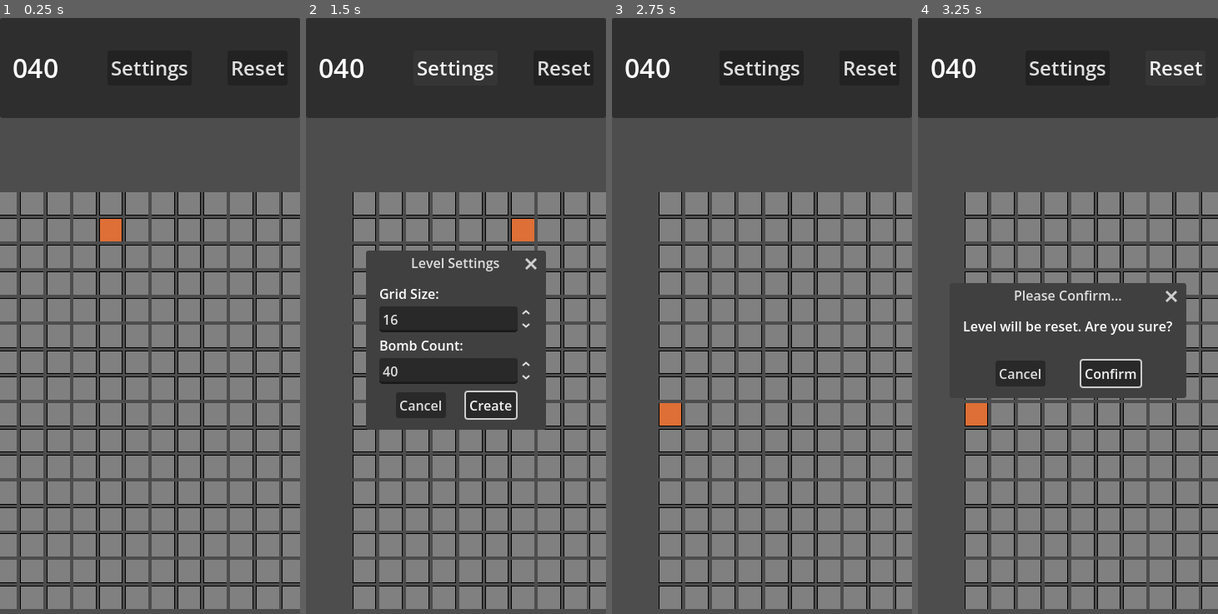
Above: before the commit, frames 1-4 (left to right).
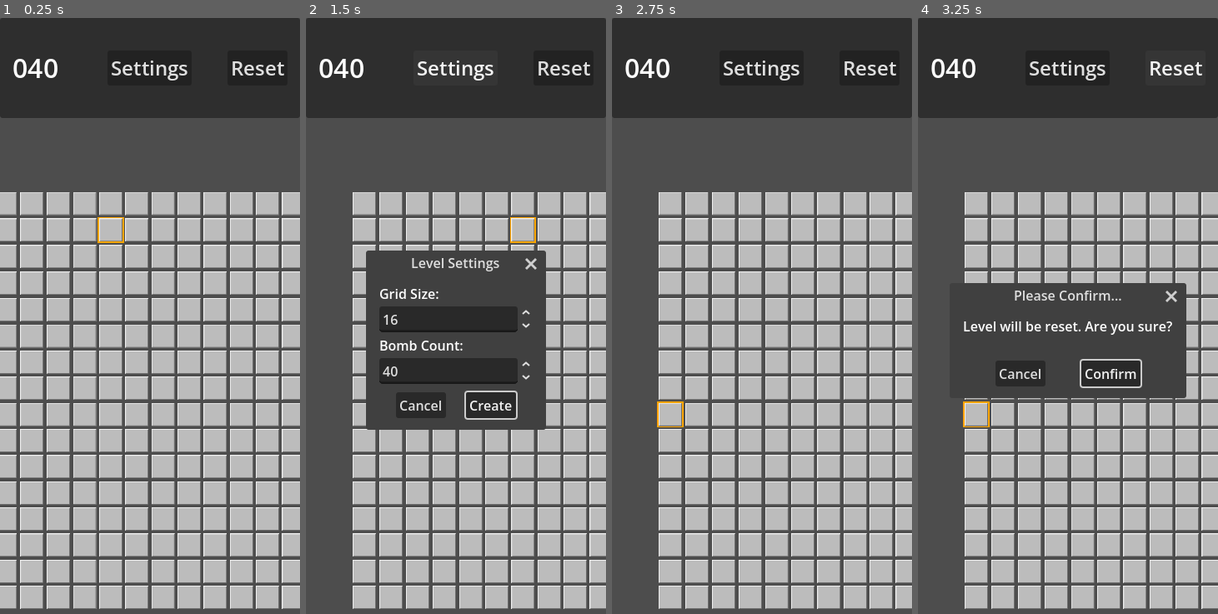
Above: after the commit, the same moments.

Repository: SasaSuppenknecht/MinesweeperApp
Game: Godot game, scene res://scenes/minesweeper.tscn
Two runs of this game, one before a commit and one after it. Both use one fixed random seed, a clock stepped at 60 frames per second and the inputs below.
Inputs (mouse positions are in pixels of both pictures, inside the frame that each line leads up to):
- Up to frame 1 (0.25 s): no input
- Up to frame 2 (1.5 s): tap Enter at 0.5 s; drag from (312, 202) to (486, 202) at 0.52 s; click "Settings" at 1.25 s
- Up to frame 3 (2.75 s): click "Create" at 2 s
- Up to frame 4 (3.25 s): click "Reset" at 2.75 s

The runs differ from the first frame. In frame 1, 54% of the frame differs, in the area x 0-100%, y 29-100%; in frame 2, 32%; in frame 3, 46%; in frame 4, 35%.

Commit message:
Added texture for minefield Removed unnecessary highlight_cell script Updated gitignore

Diff:
--- /dev/null
+++ b/field_atlas_texture.tres
@@ -0,0 +1,8 @@
+[gd_resource type="AtlasTexture" format=3 uid="uid://cd58xvytj2dm8"]
+
+[ext_resource type="Texture2D" uid="uid://d3aici5c30htq" path="res://field_atlas.png" id="1_wnv1p"]
+
+[resource]
+resource_local_to_scene = true
+atlas = ExtResource("1_wnv1p")
+region = Rect2(0, 0, 100, 100)
--- a/scenes/cell.tscn
+++ b/scenes/cell.tscn
@@ -1,6 +1,7 @@
 [gd_scene format=3 uid="uid://0beuu0odluio"]
 
 [ext_resource type="Script" uid="uid://bkrljxl7kh2on" path="res://scripts/cell.gd" id="1_upbjj"]
+[ext_resource type="Texture2D" uid="uid://cd58xvytj2dm8" path="res://field_atlas_texture.tres" id="2_0s7o3"]
 
 [node name="Cell" type="Control" unique_id=982062437]
 layout_mode = 3
@@ -9,35 +10,10 @@
 size_flags_vertical = 3
 script = ExtResource("1_upbjj")
 
-[node name="ColorRect" type="ColorRect" parent="." unique_id=832542069]
-layout_mode = 0
-offset_right = 50.0
-offset_bottom = 50.0
-mouse_filter = 1
-color = Color(0, 0, 0, 1)
-
-[node name="ColorRect2" type="ColorRect" parent="." unique_id=1699527182]
-layout_mode = 0
-offset_left = 1.0
-offset_top = 1.0
-offset_right = 49.0
-offset_bottom = 49.0
-mouse_filter = 1
-color = Color(0.5019608, 0.5019608, 0.5019608, 1)
-
-[node name="Content" type="Label" parent="." unique_id=890230403]
-visible = false
-custom_minimum_size = Vector2(48, 48)
-layout_mode = 0
-offset_left = 1.0
-offset_top = 1.0
-offset_right = 49.0
-offset_bottom = 49.0
-mouse_filter = 1
-theme_override_font_sizes/font_size = 32
-text = "F"
-horizontal_alignment = 1
-vertical_alignment = 1
+[node name="Sprite2D" type="Sprite2D" parent="." unique_id=893011689]
+position = Vector2(25, 25)
+scale = Vector2(0.5, 0.5)
+texture = ExtResource("2_0s7o3")
 
 [node name="TapTimer" type="Timer" parent="." unique_id=1476401136]
 wait_time = 0.35
--- a/scenes/highlight_cell.tscn
+++ /dev/null
@@ -1,46 +0,0 @@
-[gd_scene load_steps=2 format=3 uid="uid://sf78h4dwusq3"]
-
-[ext_resource type="Script" uid="uid://toggli2s1ml7" path="res://scripts/highlight_cell.gd" id="1_0c4bc"]
-
-[node name="HighlightCell" type="Control"]
-layout_mode = 3
-anchors_preset = 0
-size_flags_horizontal = 3
-size_flags_vertical = 3
-script = ExtResource("1_0c4bc")
-
-[node name="ColorRect" type="ColorRect" parent="."]
-layout_mode = 0
-offset_right = 50.0
-offset_bottom = 50.0
-mouse_filter = 1
-color = Color(0, 0, 0, 1)
-
-[node name="ColorRect2" type="ColorRect" parent="."]
-layout_mode = 0
-offset_left = 1.0
-offset_top = 1.0
-offset_right = 49.0
-offset_bottom = 49.0
-mouse_filter = 1
-color = Color(0.87179434, 0.4361403, 0.21310973, 1)
-
-[node name="Content" type="Label" parent="."]
-visible = false
-custom_minimum_size = Vector2(48, 48)
-layout_mode = 0
-offset_left = 1.0
-offset_top = 1.0
-offset_right = 49.0
-offset_bottom = 49.0
-mouse_filter = 1
-theme_override_font_sizes/font_size = 32
-text = "F"
-horizontal_alignment = 1
-vertical_alignment = 1
-
-[node name="TapTimer" type="Timer" parent="."]
-wait_time = 0.6
-one_shot = true
-
-[connection signal="timeout" from="TapTimer" to="." method="_toggle_flag"]
--- a/scripts/cell.gd
+++ b/scripts/cell.gd
@@ -1,50 +1,75 @@
 extends Control
 class_name Cell
 
+@export var state: Field = Field.BLANK:
+	set(value):
+		($Sprite2D.texture as AtlasTexture).region.position.x = value * TEXTURE_SIZE
+		state = value
 
-const GRAY = Color(0.502, 0.502, 0.502)
-const ORANGE = Color.ORANGE
+enum Field {
+	BLANK, FLAG, ZERO, ONE, TWO, THREE, FOUR, FIVE, SIX, SEVEN, EIGHT, BOMB
+}
+
+const TEXTURE_SIZE = 100
+const BASE_NUMBER_OFFSET = 2
+const BOMB = 9
+
 const BOMB_LETTER = "B"
 const FLAG_LETTER = "F"
 
-var is_bomb : bool
-var _has_flag : bool = false
-var _content : String = ""
+var _has_flag: bool = false
+var _content: int = -1
 
-static var tap_start_position : Vector2
+static var tap_start_position: Vector2
+static var start_cell : Cell = null
 
 
 func set_content(content: int):
-	if content == preload("res://scripts/generator_instance.gd").BOMB:
-		_content = BOMB_LETTER
-		is_bomb = true
-		#$ColorRect2.color = Color.RED
+	if content == BOMB:
+		_content = BOMB
 	else:
-		_content = str(content)
-		is_bomb = false
+		_content = content
 
 
 func reveal_cell(recurse: bool = true):
-	$ColorRect2.color = GRAY
-	$Content.text = _content
 	if not is_revealed():
+		if self == start_cell:
+			remove_child(get_child(0))
 		EventBus.cell_revealed.emit(self)
-	$Content.show()
 
-	if _content == "0" and recurse:
+	if _content == BOMB:
+		state = Field.BOMB
+	else:
+		state = (BASE_NUMBER_OFFSET + _content) as Field
+
+	if _content == 0 and recurse:
 		for group in get_groups():
 			if group.begins_with("_"):
 				continue
 			get_tree().call_group(group, "reveal_cell", false)
 
 
+func make_start_cell():
+	var colorRect := ColorRect.new()
+	colorRect.color = Color.ORANGE
+	colorRect.size = Vector2(56, 56)
+	colorRect.position = Vector2(-3, -3)
+	colorRect.mouse_filter = Control.MOUSE_FILTER_PASS
+	add_child(colorRect)
+	move_child(colorRect, 0)
+	start_cell = self
+
+
+func hides_bomb():
+	return _content == BOMB
+
+
 func is_revealed():
-	return $Content.visible and $Content.text != FLAG_LETTER
+	return state != Field.BLANK && state != Field.FLAG
 
 
 func reset_cell():
-	$Content.hide()
-	$Content.text = FLAG_LETTER
+	state = Field.BLANK
 
 
 func _input(event):
@@ -77,10 +102,9 @@
 
 func _toggle_flag():
 	_has_flag = not _has_flag
-	$Content.visible = _has_flag
 	if _has_flag:
-		$ColorRect2.color = ORANGE
+		state = Field.FLAG
 		EventBus.flag_placed.emit()
 	else:
-		$ColorRect2.color = GRAY
+		state = Field.BLANK
 		EventBus.flag_removed.emit()
--- a/scripts/game_board.gd
+++ b/scripts/game_board.gd
@@ -4,9 +4,6 @@
 
 const SAVE_PATH = "user://savegame.save"
 const CELL = preload("res://scenes/cell.tscn")
-const HIGHLIGHT_CELL = preload("res://scenes/highlight_cell.tscn")
-const HIGHTLIGHT_CELL_SCRIPT = preload("res://scripts/highlight_cell.gd")
-const GENERATOR_INSTANCE = preload("res://scripts/generator_instance.gd")
 const CELL_SIZE = 50
 const SEP = 2
 
@@ -54,11 +51,9 @@
 	_resize_gameboard(grid_size)
 	# Set up field
 	for i in grid_size * grid_size:
-		var cell: Cell
+		var cell: Cell = CELL.instantiate()
 		if i == board.start_field:
-			cell = HIGHLIGHT_CELL.instantiate()
-		else:
-			cell = CELL.instantiate()
+			cell.make_start_cell()
 		cell.set_content(board.grid[i])
 		add_child(cell)
 		#cell.reveal_cell(false)
@@ -83,7 +78,7 @@
 
 
 func _on_cell_revealed(cell: Cell):
-	if not cell.is_bomb:
+	if not cell.hides_bomb():
 		_cells_left -= 1
 		if _cells_left == 0:
 			EventBus.game_won.emit()
@@ -109,10 +104,10 @@
 	var group_to_index : Dictionary[String, PackedInt32Array] = {}
 	for i in get_children().size():
 		var child : Cell = get_children()[i]
-		if child is HIGHTLIGHT_CELL_SCRIPT:
+		if child == Cell.start_cell:
 			index_start_cell = i
-		if child._content == Cell.BOMB_LETTER:
-			save_file.store_8(GENERATOR_INSTANCE.BOMB)
+		if child._content == Cell.BOMB:
+			save_file.store_8(Cell.BOMB)
 		else:
 			save_file.store_8(int(child._content))
 		if child.is_revealed():
@@ -154,12 +149,7 @@
 		add_child(cell)
 	var index_start_cell := save_file.get_16()
 	var start_cell : Cell = get_children()[index_start_cell]
-	if not start_cell.is_revealed():
-		var highlighted_cell : Cell = HIGHLIGHT_CELL.instantiate()
-		highlighted_cell._content = start_cell._content
-		remove_child(start_cell)
-		add_child(highlighted_cell)
-		move_child(highlighted_cell, index_start_cell)
+	start_cell.make_start_cell()
 	var number_of_groups := save_file.get_8()
 	for id in number_of_groups:
 		var group_name := "area" + str(id)
--- a/scripts/generator_instance.gd
+++ b/scripts/generator_instance.gd
@@ -1,7 +1,6 @@
 extends RefCounted
 
 
-const BOMB = 13
 const NO_KNOWLEDGE = 12
 
 var rng : RandomNumberGenerator
@@ -37,15 +36,6 @@
 	var index : int
 
 	_reset_run()
-	#_start_field = 12
-	#bomb_count = 5
-	#for i in [0, 9, 21, 30, 32]:
-		#_grid[i] = BOMB
-		#for n in _surrounding_neighbours[i]:
-			#if _grid[n] != BOMB:
-				#_grid[n] += 1
-				#
-	#print(_is_solvable(5))
 
 	while bomb_count < number_of_bombs and running:
 		index = _add_bomb()
@@ -103,19 +93,19 @@
 		var i = rng.randi_range(0, untested_size - 1)
 		bomb_index = _untested_fields[i]
 		_untested_fields.remove_at(i)
-		_grid[bomb_index] = BOMB
+		_grid[bomb_index] = Cell.BOMB
 		break
 	for n in _surrounding_neighbours[bomb_index]:
-		if _grid[n] != BOMB:
+		if _grid[n] != Cell.BOMB:
 			_grid[n] += 1
 	return bomb_index
 
 
 func _revert_bomb(bomb_index: int) -> void:
-	assert(_grid[bomb_index] == BOMB)
+	assert(_grid[bomb_index] == Cell.BOMB)
 	var count := 0
 	for n in _surrounding_neighbours[bomb_index]:
-		if _grid[n] != BOMB:
+		if _grid[n] != Cell.BOMB:
 			_grid[n] -= 1
 		else:
 			count += 1
@@ -140,7 +130,7 @@
 		# pop first
 		var current = work_list[0]
 		work_list.remove_at(0)
-		assert(_grid[current] != BOMB)
+		assert(_grid[current] != Cell.BOMB)
 
 		if _grid[current] == 0:
 			# If the field shows a 0, then the rest of the zeros and bordering
@@ -171,17 +161,17 @@
 				for n in _surrounding_neighbours[cell]:
 					if n not in work_list and \
 					grid_knowledge[n] != NO_KNOWLEDGE and \
-					grid_knowledge[n] != BOMB:
+					grid_knowledge[n] != Cell.BOMB:
 						work_list.append(n)
 			# These cells are bombs and should be marked as such
 			var bombs := result[1]
 			# Update the surrounding bomb information
 			for bomb in bombs:
 				found_bombs += 1
-				grid_knowledge[bomb] = BOMB
+				grid_knowledge[bomb] = Cell.BOMB
 				var bomb_neighbours := _surrounding_neighbours[bomb]
 				for bomb_neighbour in bomb_neighbours:
-					if grid_knowledge[bomb_neighbour] != BOMB \
+					if grid_knowledge[bomb_neighbour] != Cell.BOMB \
 						and grid_knowledge[bomb_neighbour] != NO_KNOWLEDGE \
 						and bomb_neighbour != current \
 						and bomb_neighbour not in work_list:
@@ -215,7 +205,7 @@
 		var neighbour_value := grid_knowledge[n]
 		if neighbour_value == NO_KNOWLEDGE:
 			unknown_list.append(n)
-		elif neighbour_value == BOMB:
+		elif neighbour_value == Cell.BOMB:
 			bomb_list.append(n)
 		elif neighbour_value > 0 and n in axis_neighbours:
 			remaining_list.append(n)
@@ -243,7 +233,7 @@
 		var r_unknown_list := PackedInt32Array()
 		for n in r_neighbours:
 			# Determine the actual field value
-			if grid_knowledge[n] == BOMB:
+			if grid_knowledge[n] == Cell.BOMB:
 				r_field -= 1
 			# Collect unknown fields
 			elif grid_knowledge[n] == NO_KNOWLEDGE:
--- a/scripts/highlight_cell.gd
+++ /dev/null
@@ -1,5 +0,0 @@
-extends Cell
-
-func reveal_cell(recurse: bool = true):
-	$ColorRect2.color = GRAY
-	super.reveal_cell(recurse)
Binary file added: field_atlas.png
Not shown, added: field_atlas.png.import
Not shown, removed: scripts/highlight_cell.gd.uid
Not shown, changed: .gitignore
Not shown, added: field_atlas.piskel
